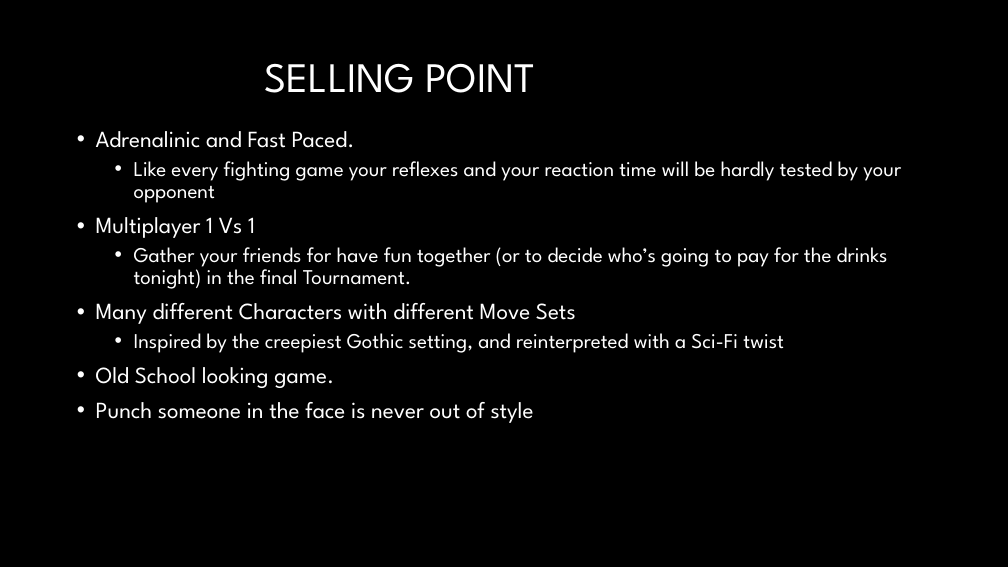
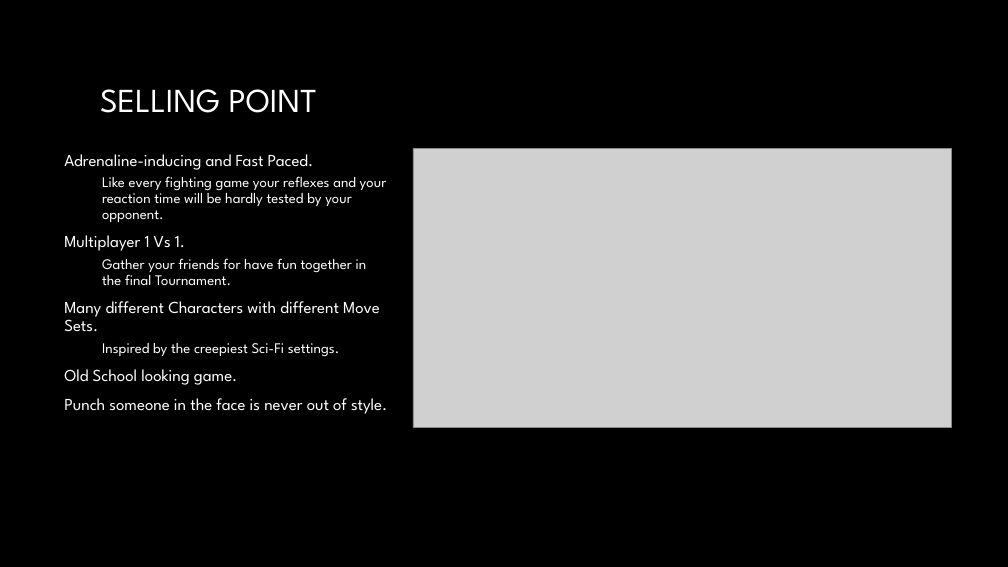
Before and after one commit to kakol20/HFG, a slide deck: slide 2 of Portfolio Project.pptx. Drawn at 1008x567 pixels with LibreOffice and Linux fonts; fonts in the diff are those of the drawing; grey boxes stand for pictures; background and template pictures are left out. Boxes give left, top, right and bottom in pixels: in the first picture for what was removed or moved away, otherwise in the second. Text is boxed around its words. In the diff, an @@ line names an element or a change of style, - is before the commit and + after.

Commit message:
update pptx

```diff
--- a/Portfolio Project.pptx
+++ b/Portfolio Project.pptx
@@ title "SELLING POINT": place and size @@
-title "SELLING POINT" at [265, 63, 535, 93]
+title "SELLING POINT" at [100, 89, 317, 113]
@@ title "SELLING POINT" at [100, 89, 317, 113]: size 40 to 32 pt; vertical alignment middle to bottom @@
@@ text "Adrenaline-inducing and Fast Paced.": place and size @@
-text "Adrenaline-inducing and Fast Paced." at [96, 131, 901, 423]
+text "Adrenaline-inducing and Fast Paced." at [64, 154, 387, 414]
@@ picture added at [413, 148, 951, 428] @@
@@ text at [64, 154, 387, 357]: text changed; size 20 to 14 pt @@
-• Adrenalinic and Fast Paced.
-  • Like every fighting game your reflexes and your reaction time will be hardly tested by your opponent
-• Multiplayer 1 Vs 1
-  • Gather your friends for have fun together (or to decide who’s going to pay for the drinks tonight) in the final Tournament.
-• Many different Characters with different Move Sets
-  • Inspired by the creepiest Gothic setting, and reinterpreted with a Sci-Fi twist
+Adrenaline-inducing and Fast Paced.
+  Like every fighting game your reflexes and your reaction time will be hardly tested by your opponent.
+Multiplayer 1 Vs 1.
+  Gather your friends for have fun together in the final Tournament.
+Many different Characters with different Move Sets.
+  Inspired by the creepiest Sci-Fi settings.
@@ text at [64, 369, 237, 385]: size 22 to 16 pt in "Old School looking game."; bullet • to none @@
@@ text at [64, 398, 387, 414]: text changed; size 22 to 16 pt @@
-• Punch someone in the face is never out of style
+Punch someone in the face is never out of style.
```
Also in this commit, not shown: 2 other slides changed.
